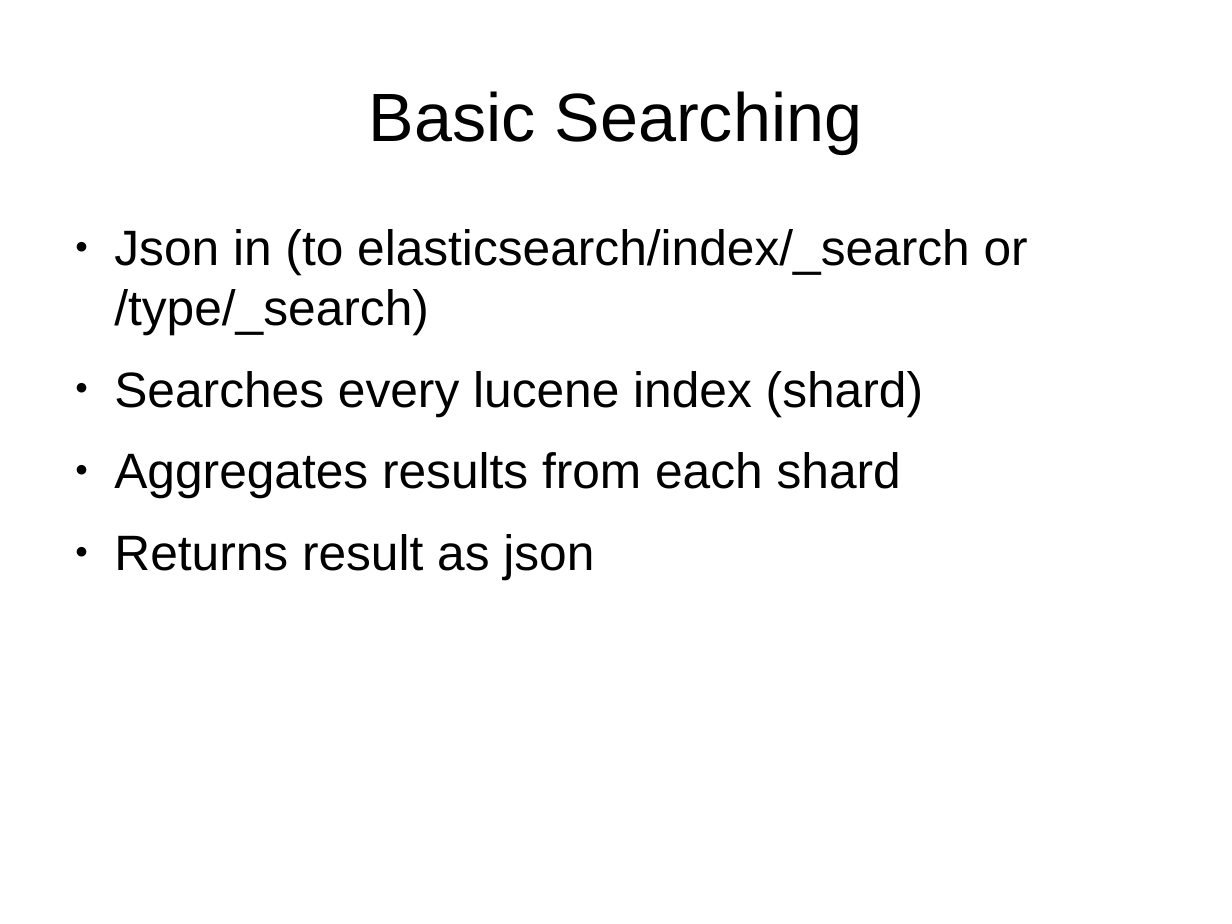
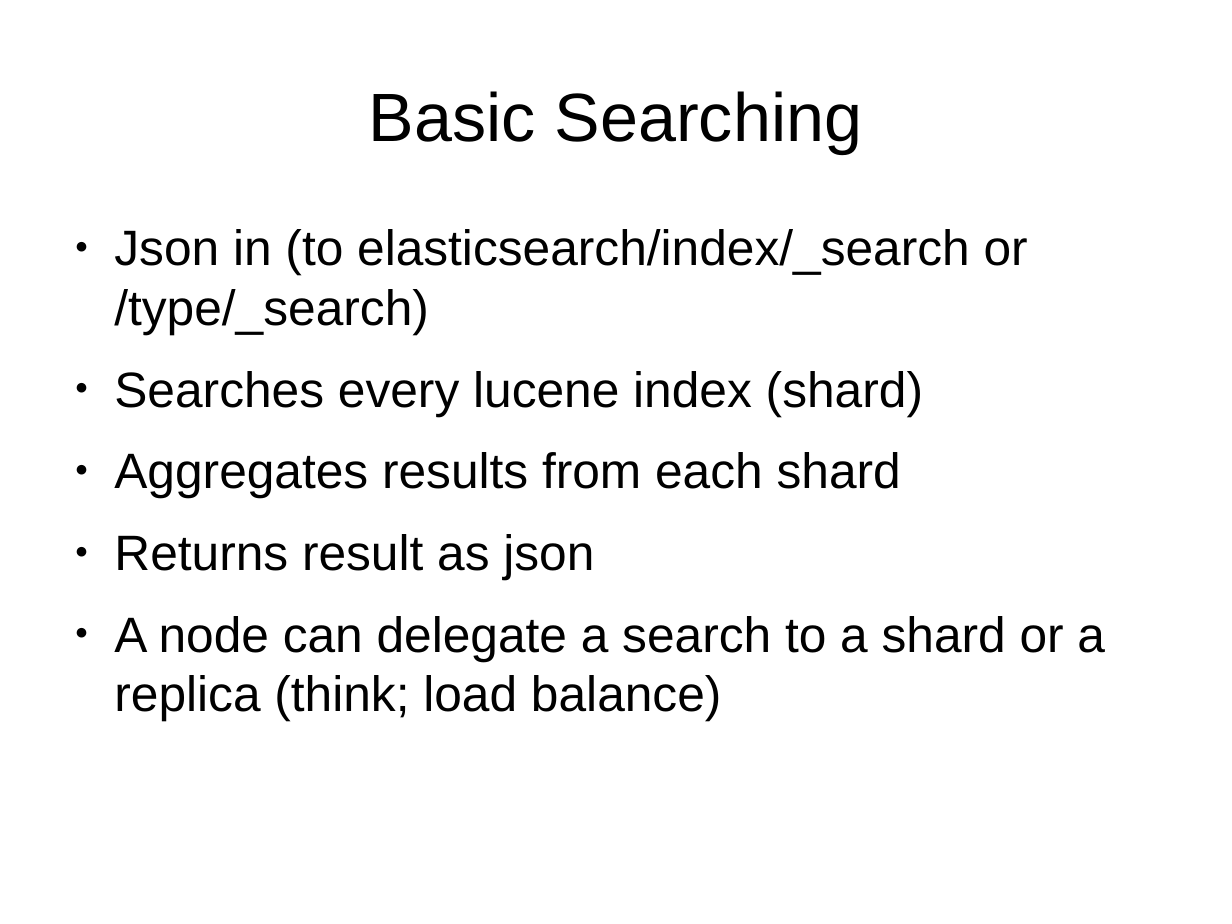
Before and after one commit to james1ewis/ElasticsearchForDBAs, a slide deck: slide 14 of Elasticsearch.odp. Drawn at 1232x924 pixels with LibreOffice and Linux fonts; fonts in the diff are those of the drawing. Boxes give left, top, right and bottom in pixels: in the first picture for what was removed or moved away, otherwise in the second. Text is boxed around its words. In the diff, an @@ line names an element or a change of style, - is before the commit and + after.

Commit message:
fleshed out a couple of bullet points on advanced searching.

```diff
--- a/Elasticsearch.odp
+++ b/Elasticsearch.odp
@@ text at [114,616,1105,721]: paragraph added @@
+● A node can delegate a search to a shard or a replica (think; load balance)
```
Also in this commit, not shown: 2 other slides changed, 1 slide removed.
